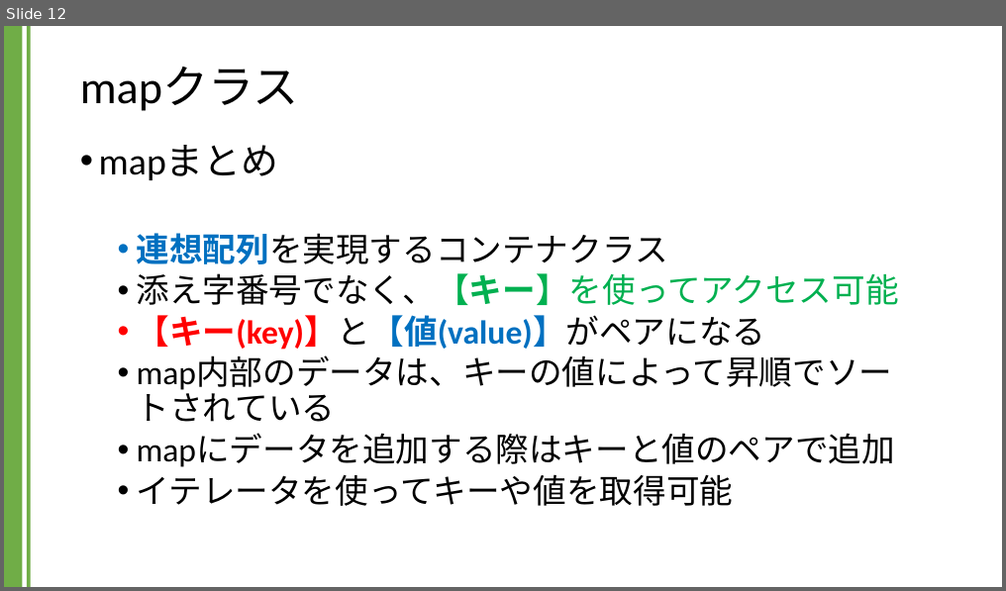
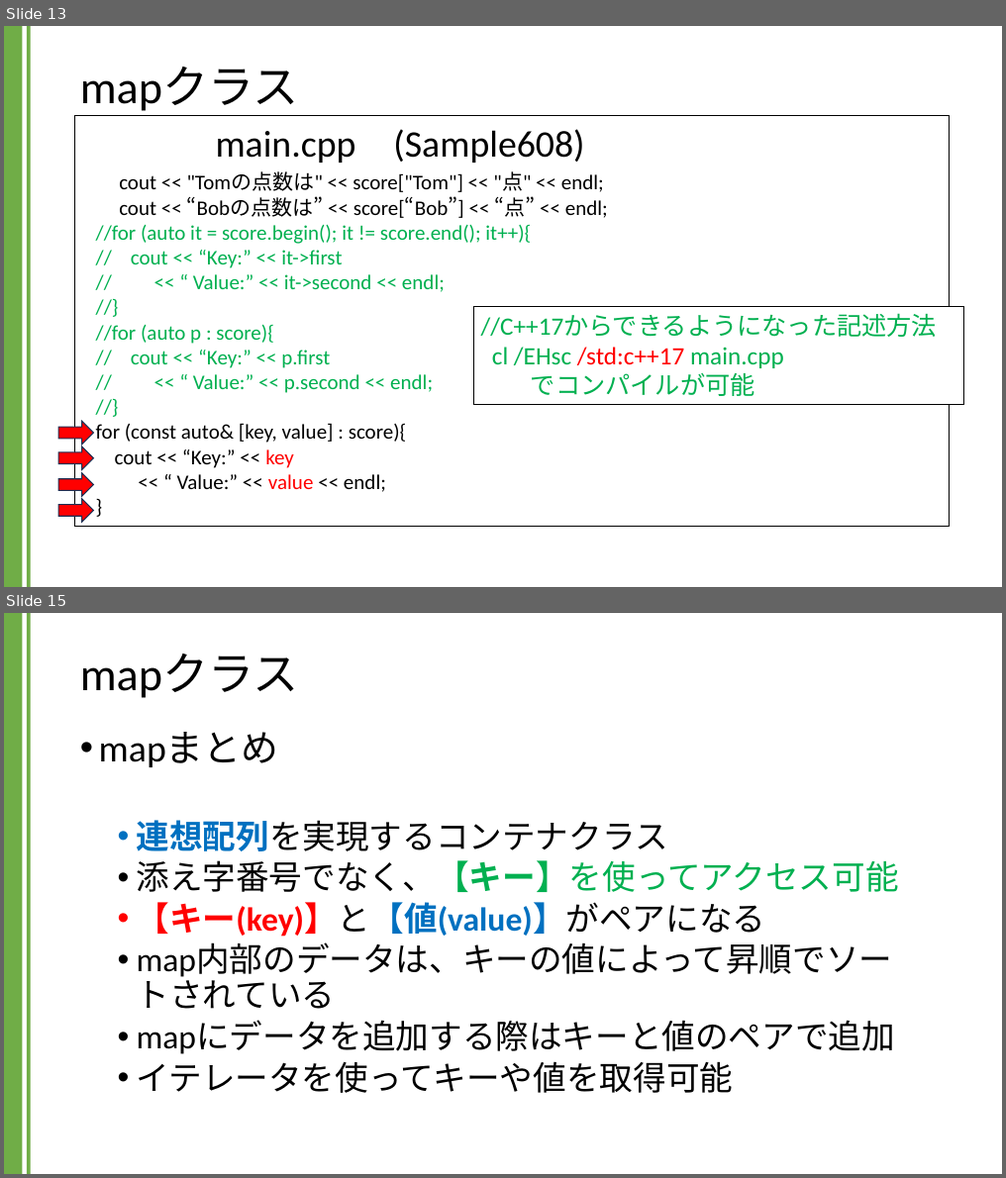
Before and after one commit to kic-murata/cpp2024, a slide deck: 授業資料/講義資料：Mapクラス.pptx. Shown one above the other, each under a label of ours: slide 12 before the commit, slides 13 and 15 after it; the slides between them are not shown. The pictures are 1006x591 and 1006x1178 pixels, drawn with LibreOffice and Linux fonts; fonts in the diff are those of the drawing. Boxes give left, top, right and bottom in pixels: in the first picture for what was removed or moved away, otherwise in the second. Text is boxed around its words. In the diff, an @@ line names an element or a change of style, - is before the commit and + after.

```diff
--- a/授業資料/講義資料：Mapクラス.pptx
+++ b/授業資料/講義資料：Mapクラス.pptx
@@ slide 13 added at (4, 26, 1002, 587), background #FFFFFF; not listed: 2 template elements that a slide beside it also shows @@
@@ title added at (80, 67, 299, 111), 44 pt, text #000000 @@
+mapクラス
@@ rectangle added at (74, 116, 949, 527), outline #000000 0.75 pt, 20 pt, text #00B050 @@
+cout << "Tomの点数は" << score["Tom"] << "点" << endl;
+cout << “Bobの点数は” << score[“Bob”] << “点” << endl;
+//for (auto it = score.begin(); it != score.end(); it++){
+// cout << “Key:” << it->first
+// << “ Value:” << it->second << endl;
+//}
+//for (auto p : score){
+// cout << “Key:” << p.first
+// << “ Value:” << p.second << endl;
+//}
+for (const auto& [key, value] : score){
+cout << “Key:” << key
+<< “ Value:” << value << endl;
+}
@@ text added at (216, 129, 584, 163), 36 pt, text #000000 @@
+main.cpp (Sample608)
@@ rectangle added at (473, 307, 963, 405), fill #FFFFFF, outline #000000 0.75 pt, 24 pt, text #00B050 @@
+//C++17からできるようになった記述方法
+cl /EHsc /std:c++17 main.cpp
+でコンパイルが可能
@@ right arrow added at (58, 421, 94, 445), fill #FF0000, outline #1E3256 1 pt @@
@@ right arrow added at (58, 447, 94, 470), fill #FF0000, outline #1E3256 1 pt @@
@@ right arrow added at (58, 473, 94, 497), fill #FF0000, outline #1E3256 1 pt @@
@@ right arrow added at (58, 499, 94, 522), fill #FF0000, outline #1E3256 1 pt @@
@@ what was slide 12 is now slide 15 @@
```
Also in this commit, not shown: 1 slide changed, 2 other slides added.
